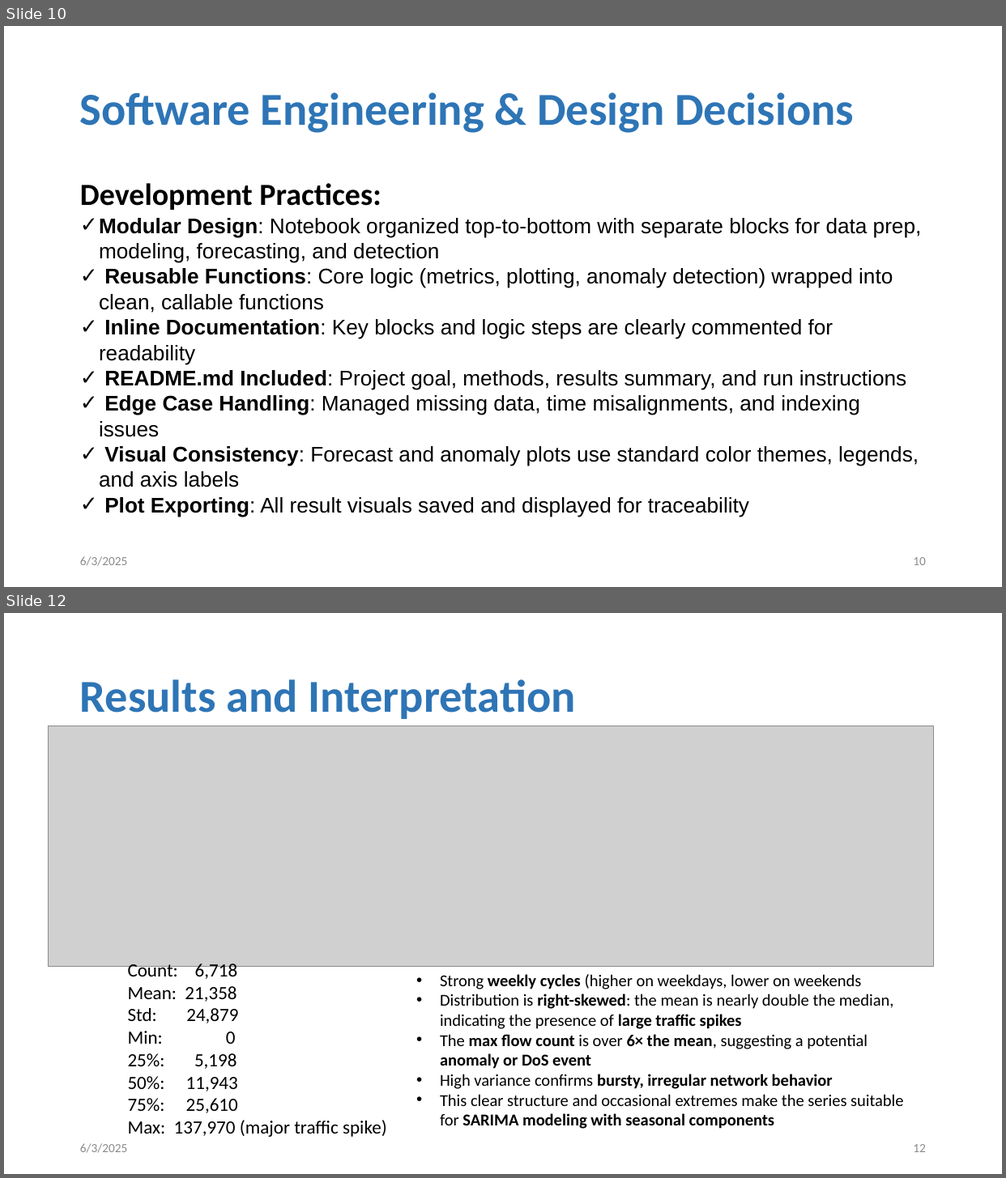
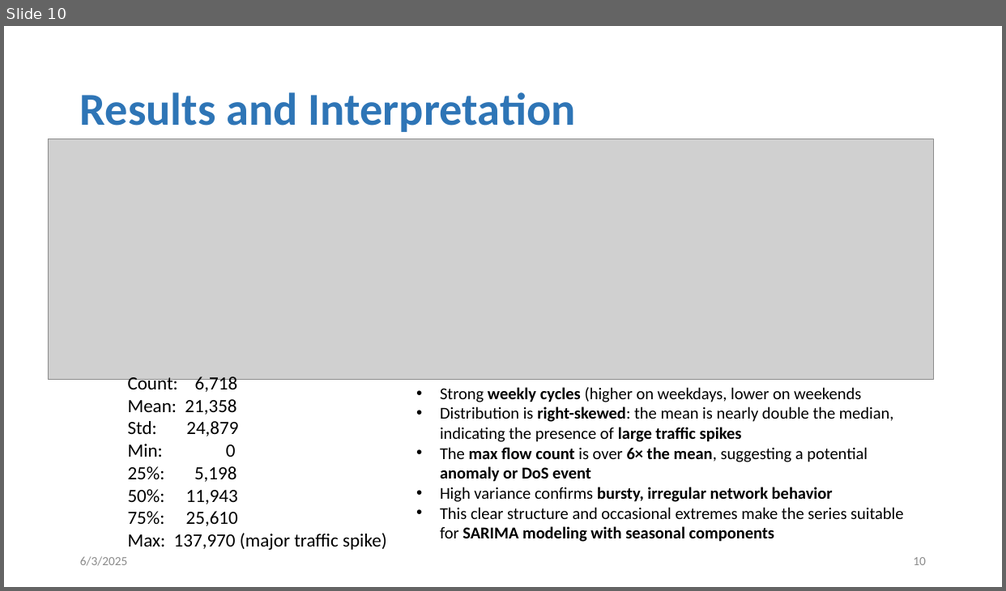
Before and after one commit to tanjilaahmed2/cesnet-anomaly-detection, a slide deck: LBNL Panel Interview_Tanjila.pptm. Shown one above the other, each under a label of ours: slides 10 and 12 before the commit, slide 10 after it; the slides between them are not shown. The pictures are 1006x1178 and 1006x591 pixels, drawn with LibreOffice and Linux fonts; fonts in the diff are those of the drawing; grey boxes stand for pictures. Boxes give left, top, right and bottom in pixels: in the first picture for what was removed or moved away, otherwise in the second. Text is boxed around its words. In the diff, an @@ line names an element or a change of style, - is before the commit and + after.

```diff
--- a/LBNL Panel Interview_Tanjila.pptm
+++ b/LBNL Panel Interview_Tanjila.pptm
@@ slide 10 removed at box(4, 26, 1002, 587), background #FFFFFF @@
@@ title removed at box(80, 92, 854, 133) @@
-Software Engineering & Design Decisions
@@ text removed at box(80, 183, 922, 517) @@
-Development Practices:
-✓ Modular Design: Notebook organized top-to-bottom with separate blocks for data prep, modeling, forecasting, and detection
-✓ Reusable Functions: Core logic (metrics, plotting, anomaly detection) wrapped into clean, callable functions
-✓ Inline Documentation: Key blocks and logic steps are clearly commented for readability
-✓ README.md Included: Project goal, methods, results summary, and run instructions
-✓ Edge Case Handling: Managed missing data, time misalignments, and indexing issues
-✓ Visual Consistency: Forecast and anomaly plots use standard color themes, legends, and axis labels
-✓ Plot Exporting: All result visuals saved and displayed for traceability
@@ text removed at box(80, 557, 128, 566) @@
-6/3/2025
@@ page number removed at box(913, 557, 926, 565) @@
-10
@@ what was slide 12 is now slide 10 @@
@@ page number at box(913, 557, 926, 565): text changed @@
-12
+10
```
Also in this commit, not shown: 12 slides changed.
